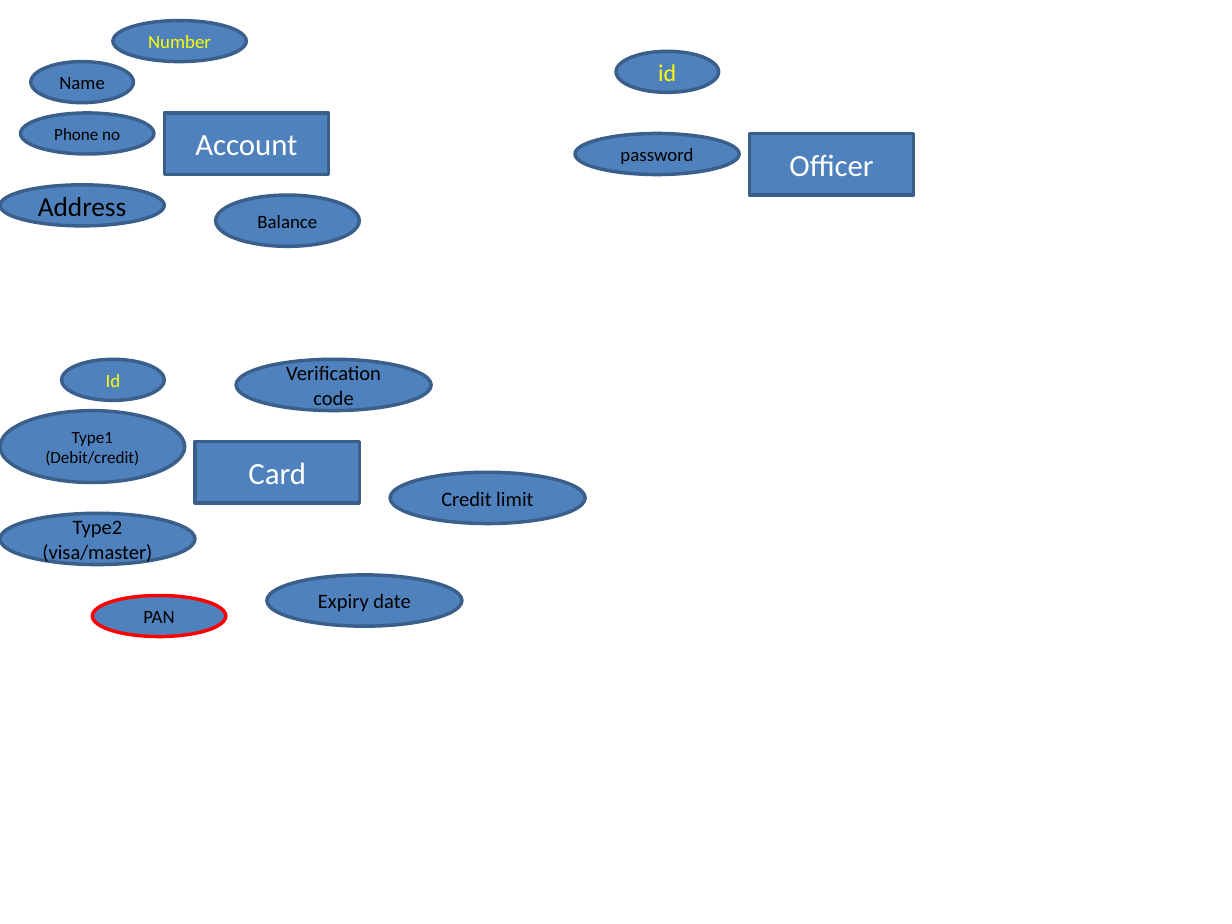
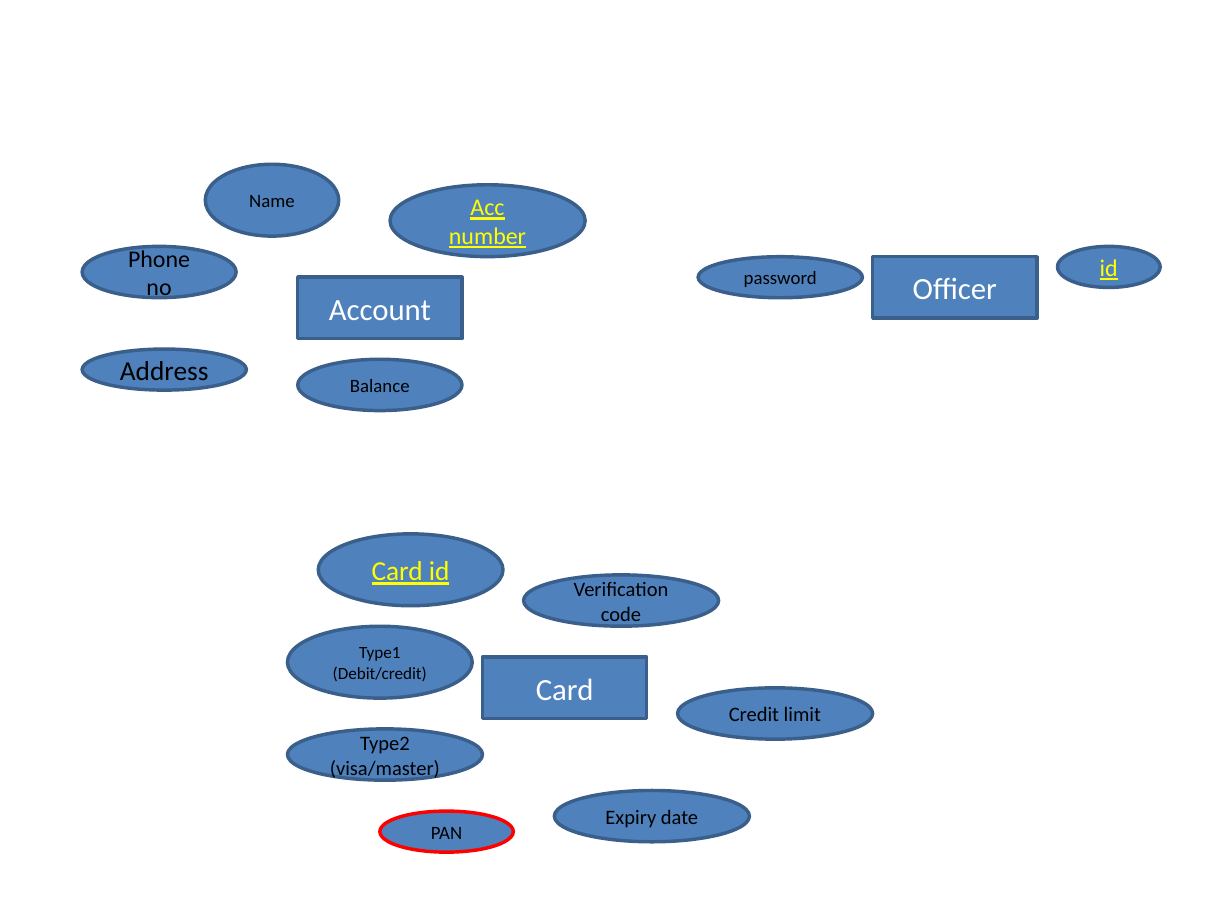
Before and after one commit to bidrohi462/bytecode, a slide deck: slide 1 of Erd.pptx. Drawn at 1232x924 pixels with LibreOffice and Linux fonts; fonts in the diff are those of the drawing. Boxes give left, top, right and bottom in pixels: in the first picture for what was removed or moved away, otherwise in the second. Text is boxed around its words. In the diff, an @@ line names an element or a change of style, - is before the commit and + after.

```diff
--- a/Erd.pptx
+++ b/Erd.pptx
@@ ellipse "Name": place and size @@
-ellipse "Name" at [31, 62, 133, 102]
+ellipse "Name" at [206, 164, 339, 235]
@@ ellipse "Acc number": place and size @@
-ellipse "Acc number" at [113, 21, 246, 62]
+ellipse "Acc number" at [391, 185, 585, 256]
@@ text in ellipse at [449, 199, 526, 248]: text changed; size 11 to 14 pt @@
-Number
+Acc number
@@ ellipse "Phone no": place and size @@
-ellipse "Phone no" at [21, 113, 154, 154]
+ellipse "Phone no" at [83, 246, 237, 298]
@@ ellipse "Phone no" at [83, 246, 237, 298]: size 10 to 14 pt @@
@@ ellipse "password": place and size @@
-ellipse "password" at [575, 133, 739, 174]
+ellipse "password" at [699, 256, 862, 297]
@@ rectangle "Officer": place and size @@
-rectangle "Officer" at [749, 133, 913, 195]
+rectangle "Officer" at [872, 256, 1036, 318]
@@ ellipse "id": place and size @@
-ellipse "id" at [616, 52, 718, 92]
+ellipse "id" at [1057, 246, 1159, 287]
@@ ellipse "id" at [1057, 246, 1159, 287]: underline on @@
@@ rectangle "Account": place and size @@
-rectangle "Account" at [164, 113, 328, 175]
+rectangle "Account" at [298, 277, 462, 339]
@@ ellipse "Address": place and size @@
-ellipse "Address" at [0, 185, 164, 225]
+ellipse "Address" at [83, 349, 246, 389]
@@ ellipse "Balance": place and size @@
-ellipse "Balance" at [216, 195, 360, 246]
+ellipse "Balance" at [298, 360, 462, 411]
@@ ellipse "Card id": place and size @@
-ellipse "Card id" at [62, 360, 164, 400]
+ellipse "Card id" at [318, 533, 503, 605]
@@ text in ellipse at [372, 561, 450, 585]: text changed; size 11 to 16 pt @@
-Id
+Card id
@@ 6 ellipses: place and size @@
-6 ellipses at [0, 360, 585, 636]
+6 ellipses at [287, 575, 872, 851]
@@ rectangle "Card": place and size @@
-rectangle "Card" at [195, 441, 359, 503]
+rectangle "Card" at [483, 657, 647, 718]
```
Also in this commit, not shown: 1 other slide changed, 2 slides added, 4 other files.
